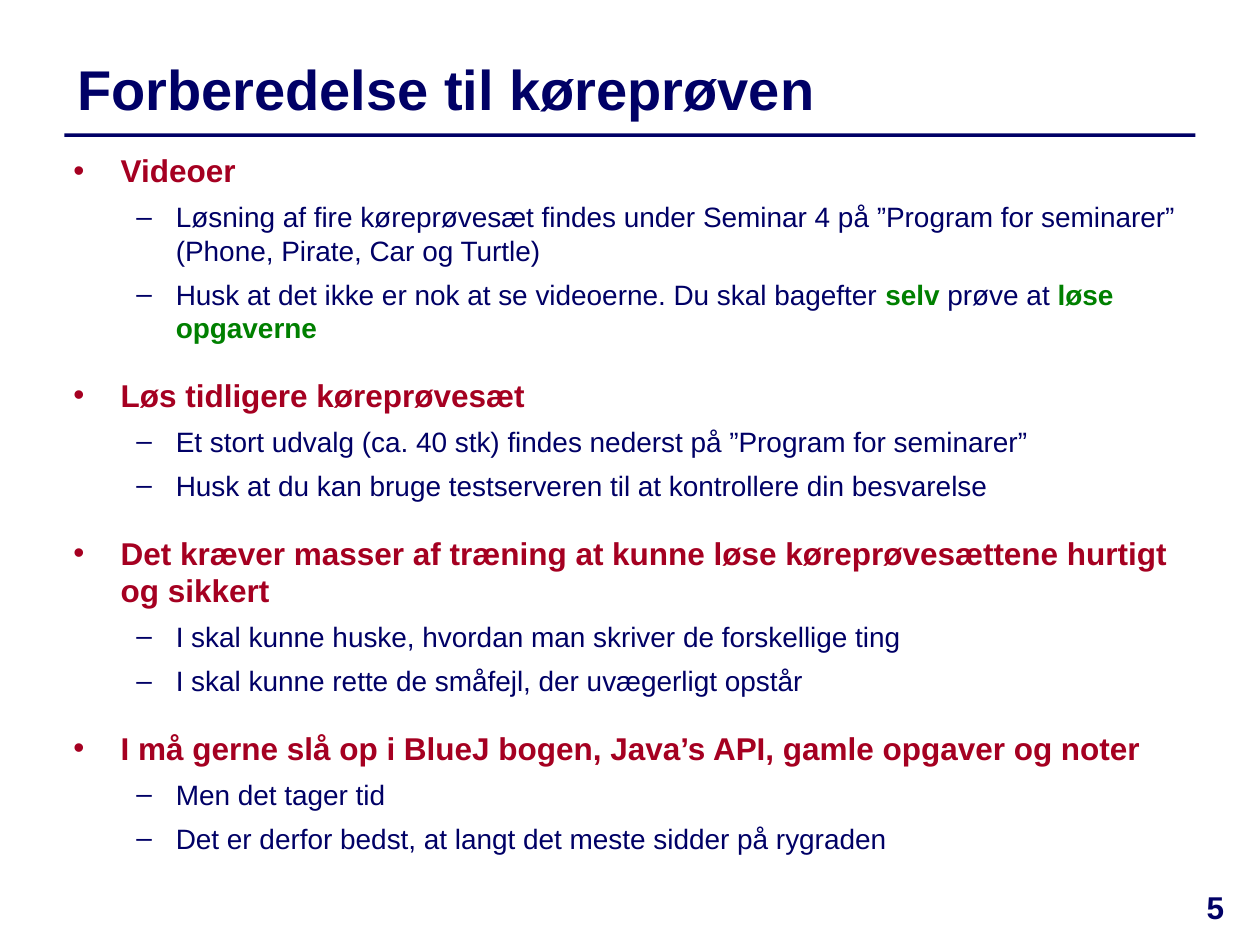
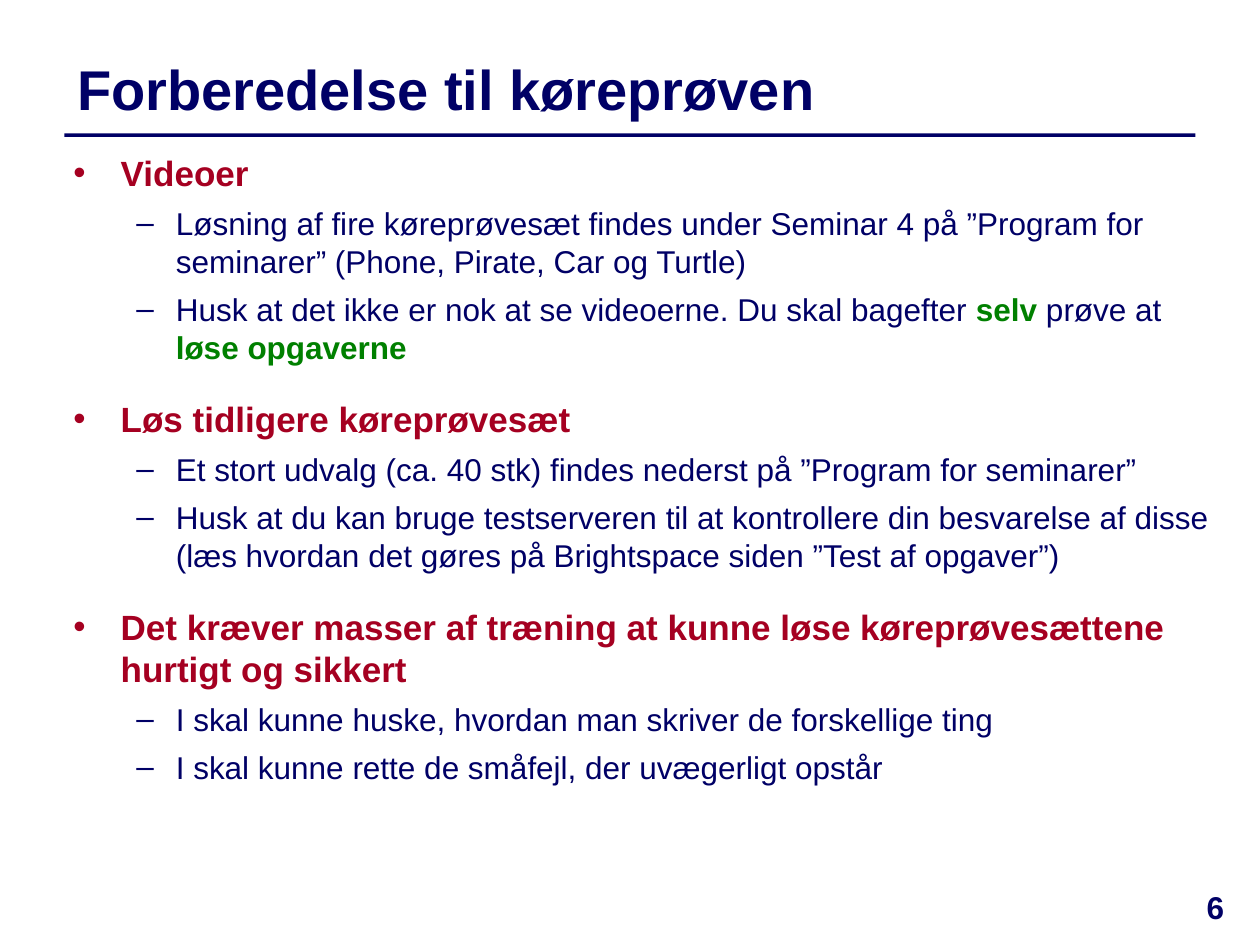
Before and after one commit to IntProgAU/Materiale, a slide deck: slide 6 of web/g22/status/Køreprøven.pptx (slide 5 before the commit). Drawn at 1260x945 pixels with LibreOffice and Linux fonts; fonts in the diff are those of the drawing. Boxes give left, top, right and bottom in pixels: in the first picture for what was removed or moved away, otherwise in the second. Text is boxed around its words. In the diff, an @@ line names an element or a change of style, - is before the commit and + after.

```diff
--- a/web/g22/status/Køreprøven.pptx
+++ b/web/g22/status/Køreprøven.pptx
@@ text at box(121, 160, 1164, 785): size 18 to 20 pt in "Videoer", "Løs tidligere køreprøvesæt", "Det kræver masser af træning at kunne ..."; size 16 to 18 pt in "Løsning af fire køreprøvesæt findes under Seminar ...", "Husk at det ikke er nok at ...", "Et stort udvalg (ca. 40 stk) findes ...", "I skal kunne huske, hvordan man skriver ..." and 1 more places @@
@@ text at box(176, 506, 1208, 573): text changed; size 16 to 18 pt @@
-  – Husk at du kan bruge testserveren til at kontrollere din besvarelse
+  – Husk at du kan bruge testserveren til at kontrollere din besvarelse af disse (læs hvordan det gøres på Brightspace siden ”Test af opgaver”)
@@ text at box(121, 735, 1140, 854): paragraphs removed @@
-  • I må gerne slå op i BlueJ bogen, Java’s API, gamle opgaver og noter
-  – Men det tager tid
-  – Det er derfor bedst, at langt det meste sidder på rygraden
@@ page number at box(1207, 897, 1225, 920): text changed @@
-5
+6
```
Also in this commit, not shown: 4 other slides changed, 2 slides added, 1 slide removed, 7 other files.
